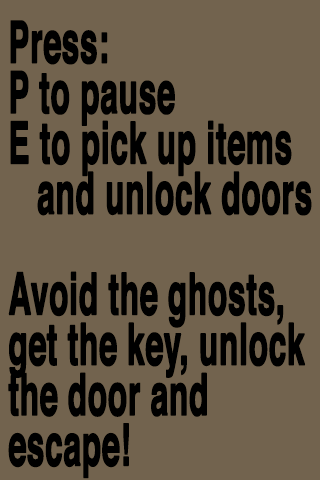
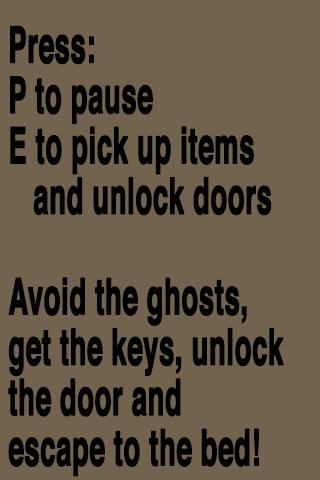
Before/after of a w=320, h=480 layered artwork. What changed in the layer stack:
painted on "Press: P to pause E to pick up items and unlock doors Avoid" over [8, 20, 312, 479]
